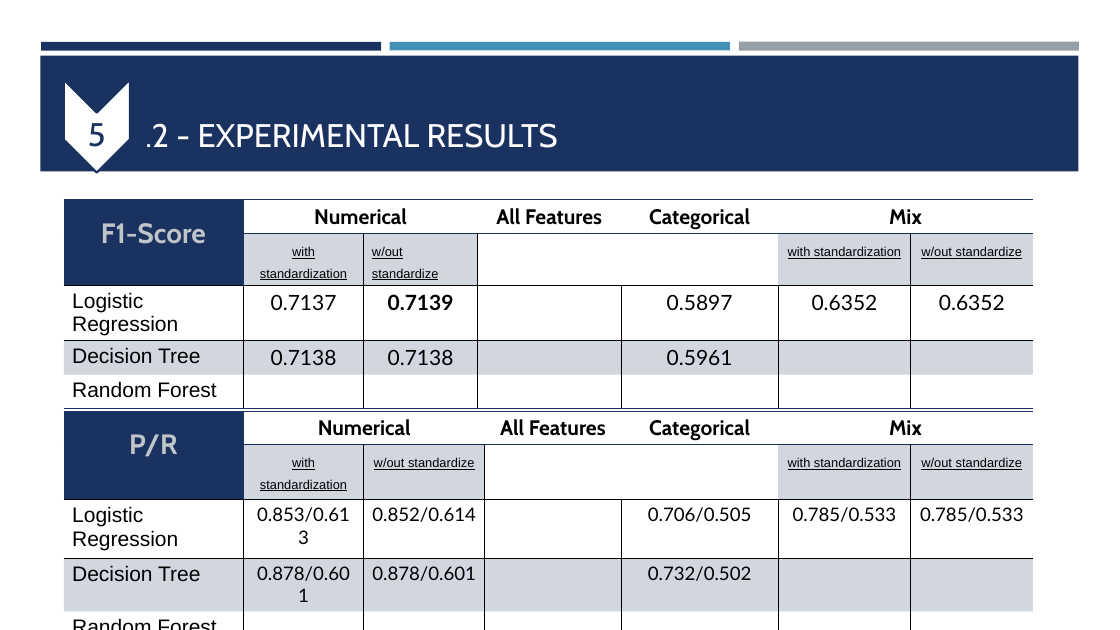
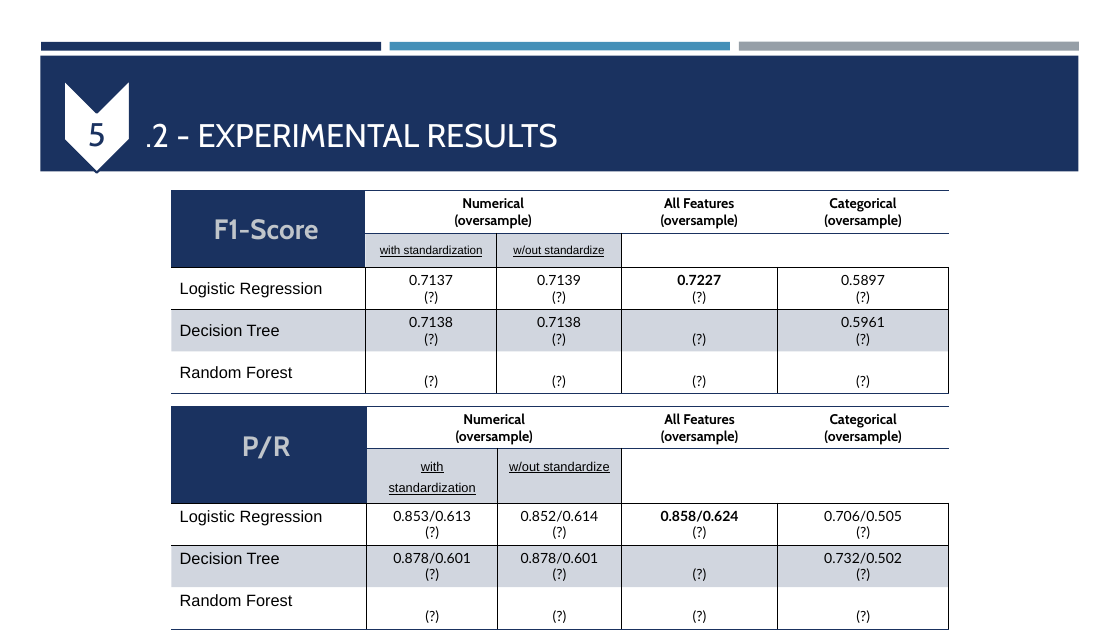
Before and after one commit to lmriccardo/fraudolent-transaction-classification, a slide deck: slide 13 of presentation/fraudolent_transaction.pptx. Drawn at 1120x630 pixels with LibreOffice and Linux fonts; fonts in the diff are those of the drawing. Boxes give left, top, right and bottom in pixels: in the first picture for what was removed or moved away, otherwise in the second. Text is boxed around its words. In the diff, an @@ line names an element or a change of style, - is before the commit and + after.

Commit message:
Update Notebook and Presentation and results

```diff
--- a/presentation/fraudolent_transaction.pptx
+++ b/presentation/fraudolent_transaction.pptx
@@ table at bbox=[171, 191, 949, 392] @@
-column 2: Numerical | with standardization | 0.7137 | 0.7138 | 
-column 3:  | w/out standardize | 0.7139 | 0.7138 | 
-column 4: All Features |  |  |  | 
-column 5: Categorical |  | 0.5897 | 0.5961 | 
-column 6: Mix | with standardization | 0.6352 |  | 
-column 7:  | w/out standardize | 0.6352 |  | 
+column 2: Numerical / (oversample) | with standardization | 0.7137 / (?) | 0.7138 / (?) | (?)
+column 3:  | w/out standardize | 0.7139 / (?) | 0.7138 / (?) | (?)
+column 4: All Features / (oversample) |  | 0.7227 / (?) | (?) | (?)
+column 5: Categorical / (oversample) |  | 0.5897 / (?) | 0.5961 / (?) | (?)
@@ table: place and size @@
-table at bbox=[64, 200, 1033, 402]
+table at bbox=[171, 191, 949, 392]
@@ text "F1-Score": place and size @@
-text "F1-Score" at bbox=[101, 223, 206, 244]
+text "F1-Score" at bbox=[214, 219, 319, 240]
@@ table at bbox=[171, 407, 949, 610] @@
-column 2: Numerical | with standardization | 0.853/0.613 | 0.878/0.601 | 
-column 3:  | w/out standardize | 0.852/0.614 | 0.878/0.601 | 
-column 4: All Features |  |  |  | 
-column 5: Categorical |  | 0.706/0.505 | 0.732/0.502 | 
-column 6: Mix | with standardization | 0.785/0.533 |  | 
-column 7:  | w/out standardize | 0.785/0.533 |  | 
+column 2: Numerical / (oversample) | with standardization | 0.853/0.613 / (?) | 0.878/0.601 / (?) | (?)
+column 3:  | w/out standardize | 0.852/0.614 / (?) | 0.878/0.601 / (?) | (?)
+column 4: All Features / (oversample) |  | 0.858/0.624 / (?) | (?) | (?)
+column 5: Categorical / (oversample) |  | 0.706/0.505 / (?) | 0.732/0.502 / (?) | (?)
@@ table: place and size @@
-table at bbox=[64, 411, 1033, 586]
+table at bbox=[171, 407, 949, 610]
@@ text "P/R": place and size @@
-text "P/R" at bbox=[129, 434, 177, 457]
+text "P/R" at bbox=[242, 436, 290, 459]
```
Also in this commit, not shown: 3 other slides changed, 6 other files.
